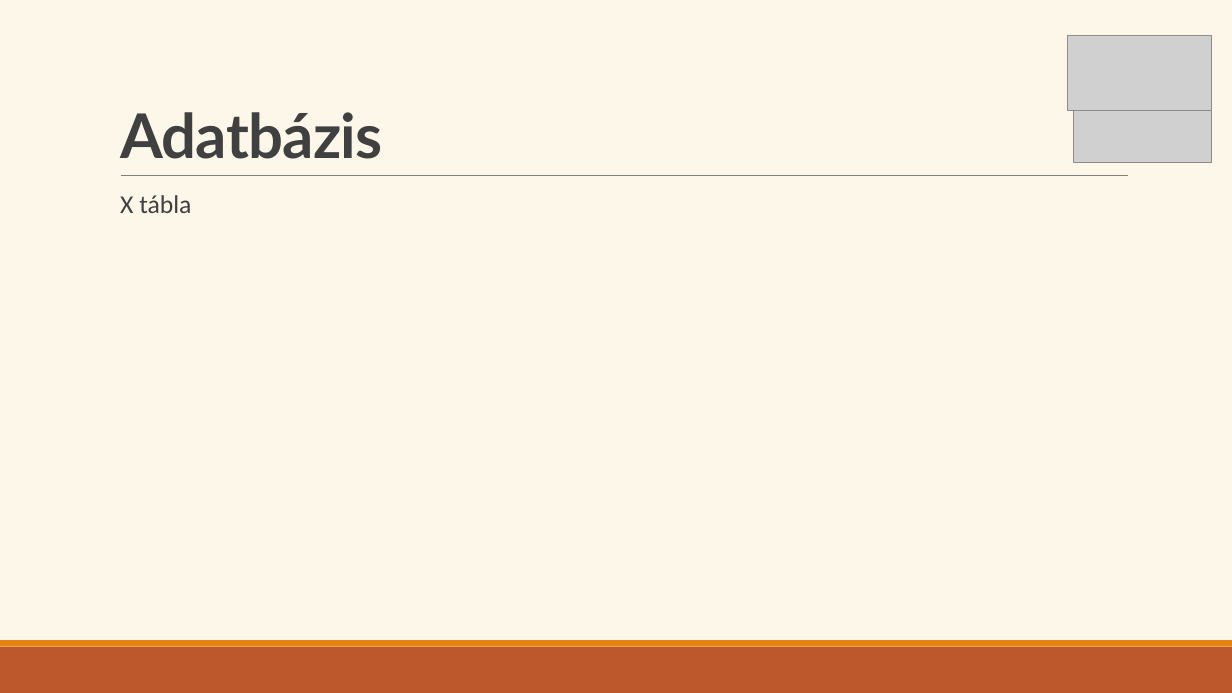
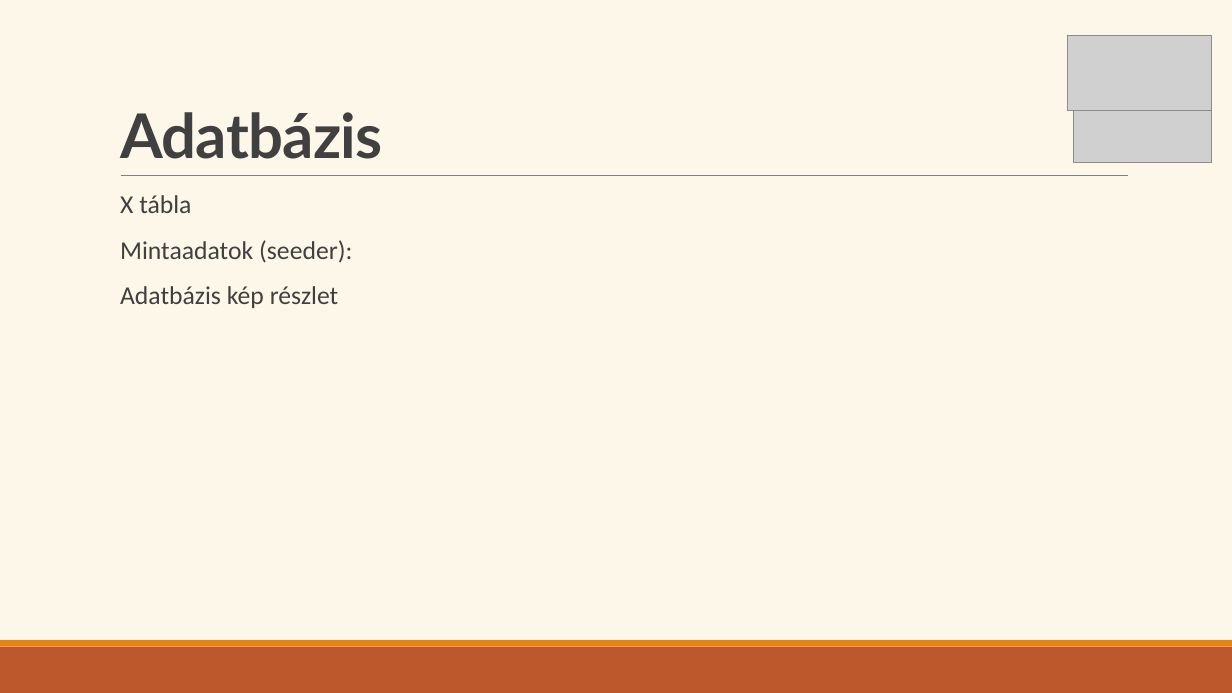
Before and after one commit to Ella50/13_S1_1_vizsgaremek, a slide deck: slide 13 of Dokumentációhoz/Prezentáció/eMenza_AtkariAriella_FarkasDominik.pptx. Drawn at 1232x693 pixels with LibreOffice and Linux fonts; fonts in the diff are those of the drawing; grey boxes stand for pictures. Boxes give left, top, right and bottom in pixels: in the first picture for what was removed or moved away, otherwise in the second. Text is boxed around its words. In the diff, an @@ line names an element or a change of style, - is before the commit and + after.

```diff
--- a/Dokumentációhoz/Prezentáció/eMenza_AtkariAriella_FarkasDominik.pptx
+++ b/Dokumentációhoz/Prezentáció/eMenza_AtkariAriella_FarkasDominik.pptx
@@ text at box(120, 240, 352, 308): paragraphs added @@
+  Mintaadatok (seeder):
+  Adatbázis kép részlet
```
Also in this commit, not shown: 9 other slides changed, 2 slides added, 5 slides removed, 3 other files.
